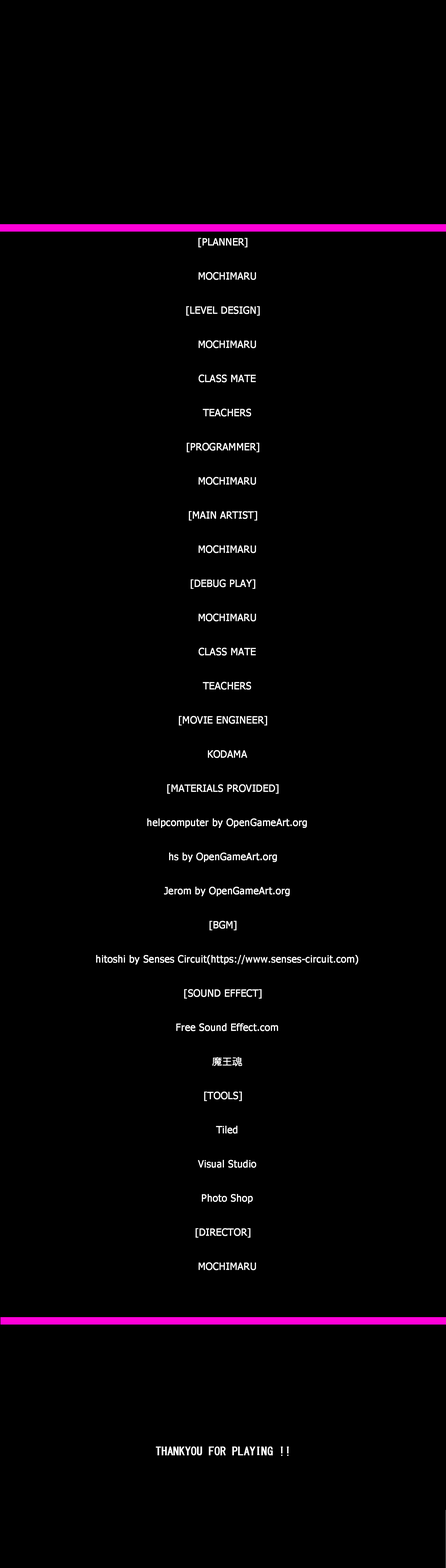
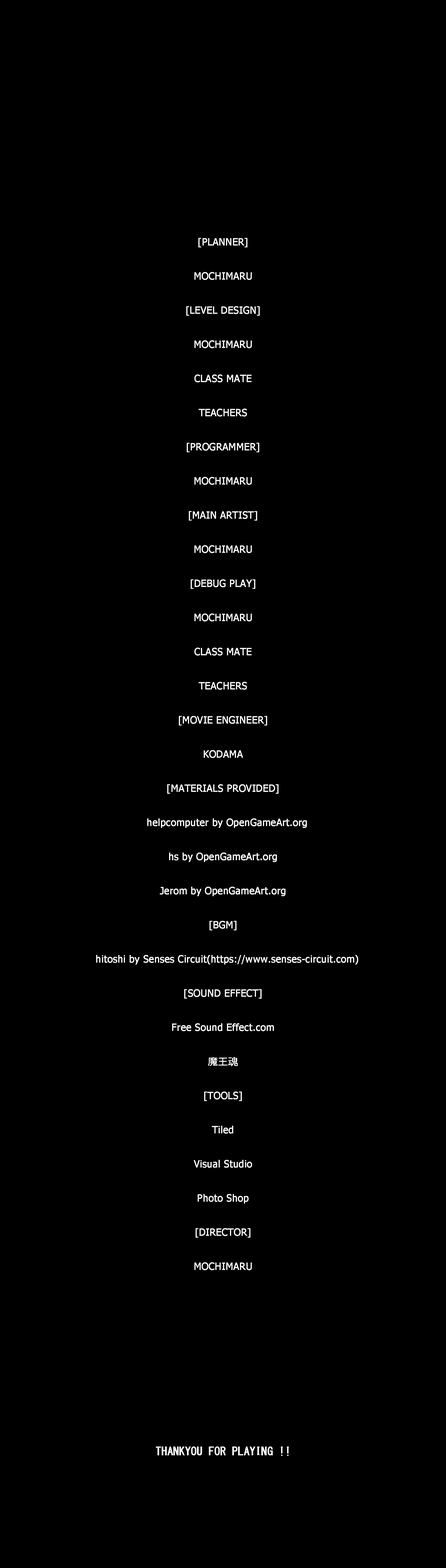
Layered file, before and after one edit (446×1568). Changes by layer:
hid "header/footer/ line" over [0, 224, 446, 1325]
renamed "[PLANNER] MOCHIMARU [LEVEL DESIGN] MOCHIMARU CLASS MATE" to "[PLANNER] MOCHIMARU [LEVEL DESIGN] MOCHIMARU CLASS MATE T", painted on it over [159, 272, 290, 1271]
painted on "レイヤー 0" over [445, 1509, 446, 1568]
